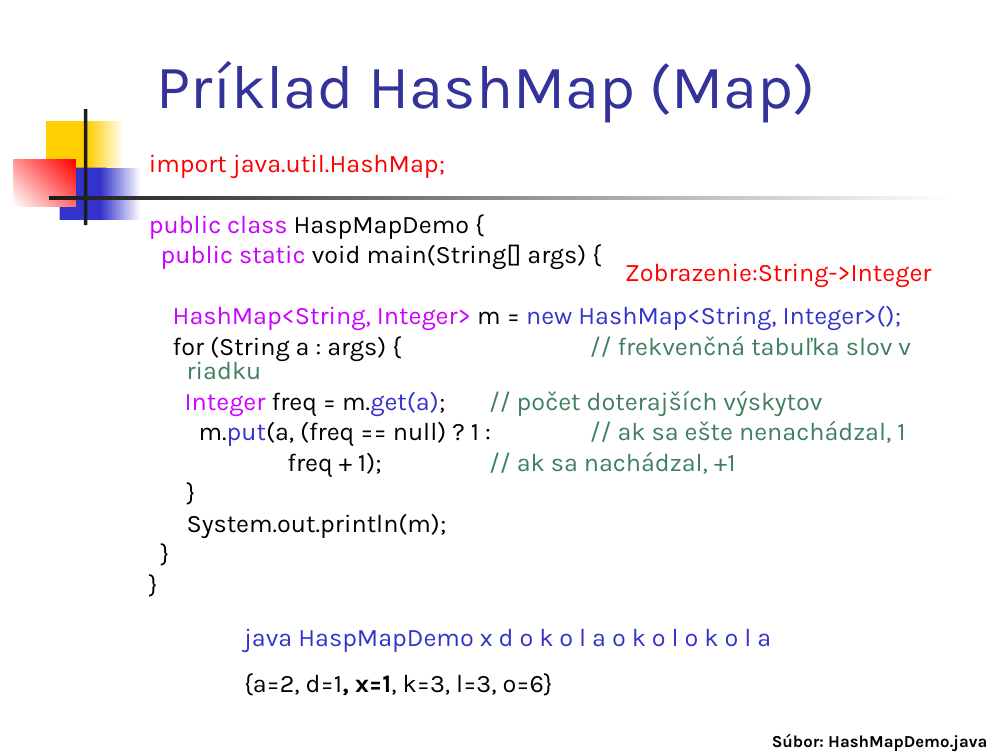
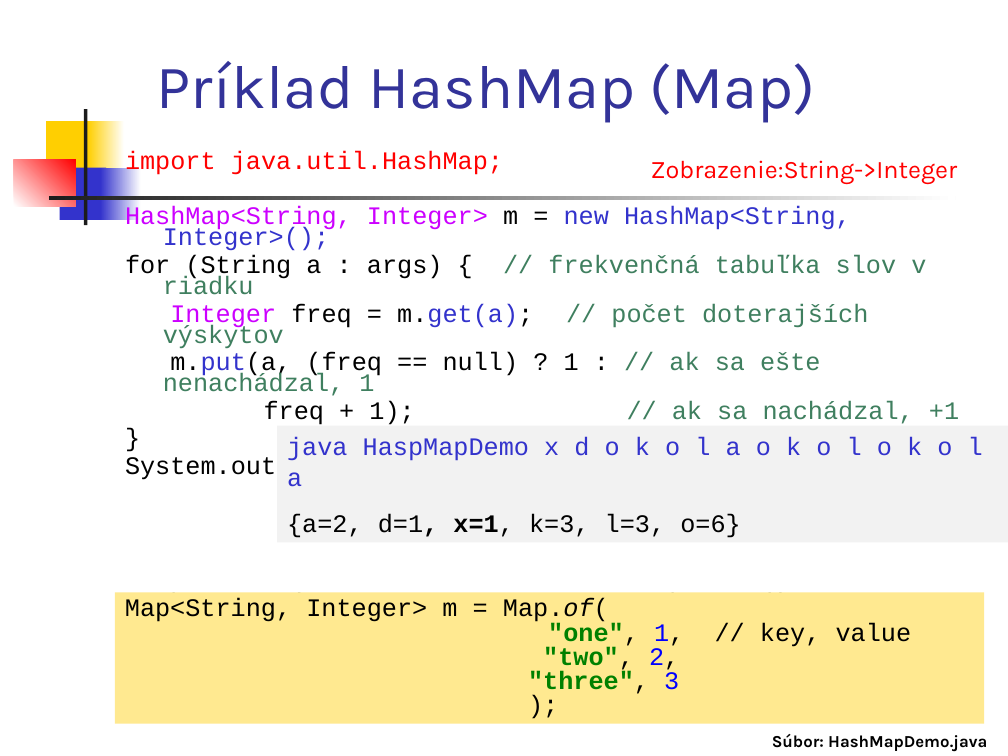
Before and after one commit to Programovanie4/Prednasky, a slide deck: slide 24 of 06/06_java.ppt (slide 18 before the commit). Drawn at 1008x756 pixels with LibreOffice and Linux fonts; fonts in the diff are those of the drawing. Boxes give left, top, right and bottom in pixels: in the first picture for what was removed or moved away, otherwise in the second. Text is boxed around its words. In the diff, an @@ line names an element or a change of style, - is before the commit and + after.

```diff
--- a/06/06_java.ppt
+++ b/06/06_java.ppt
@@ text "import java.util.HashMap;": place and size @@
-text "import java.util.HashMap;" at box(149, 154, 911, 538)
+text "import java.util.HashMap;" at box(125, 151, 959, 620)
@@ text "Zobrazenie:String->Integer": place and size @@
-text "Zobrazenie:String->Integer" at box(625, 263, 932, 287)
+text "Zobrazenie:String->Integer" at box(651, 160, 958, 184)
@@ text at box(125, 151, 959, 482): font Karla to Courier New in "import java.util.HashMap;", "HashMap<String, Integer> m = new HashMap<String, Integer>();", "for (String a : args) { // ...", "Integer freq = m.get(a); // počet doterajších ..." and 4 more places; line spacing 0.8 to 0.7 @@
@@ text at box(149, 215, 586, 270): paragraphs removed @@
-public class HaspMapDemo {
-public static void main(String[] args) {
@@ rectangle "java HaspMapDemo x d o ...": place and size @@
-rectangle "java HaspMapDemo x d o ..." at box(244, 629, 771, 696)
+rectangle "java HaspMapDemo x d o ..." at box(277, 425, 1008, 542)
@@ rectangle "java HaspMapDemo x d o ..." at box(277, 425, 1008, 542): font Karla to Courier New; fill none to #F2F2F2 @@
@@ rectangle added at box(115, 593, 984, 724), fill #FFE990, 18 pt, text #000000 @@
+Map<String, Integer> m = Map.of(
+"one", 1, // key, value
+"two", 2,
+"three", 3
+);
@@ text at box(125, 591, 805, 620): text changed; font Karla to Courier New @@
-}
-}
+HashMap<String, Integer> m = new HashMap<>();
```
Also in this commit, not shown: 13 other slides changed, 6 slides added, 3 other files.
